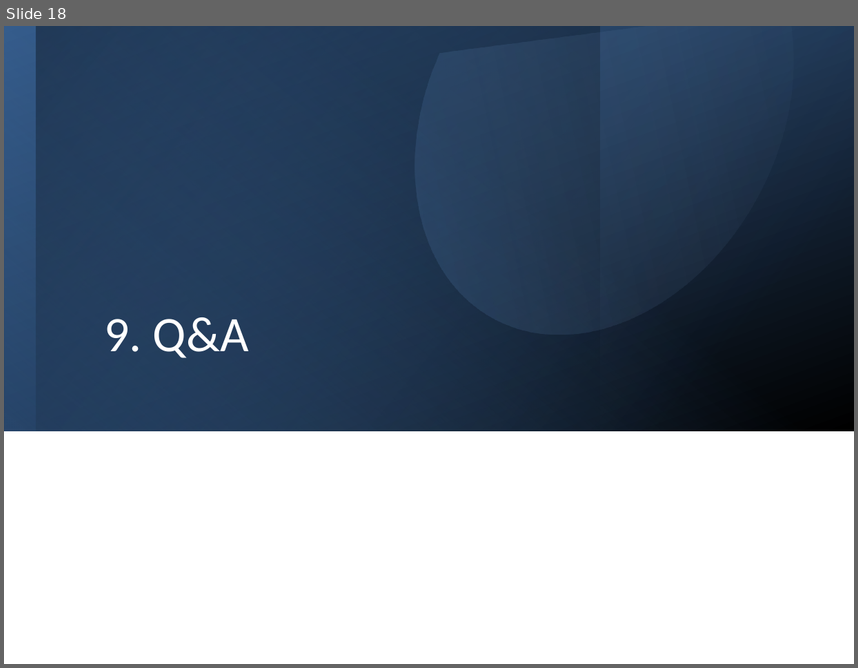
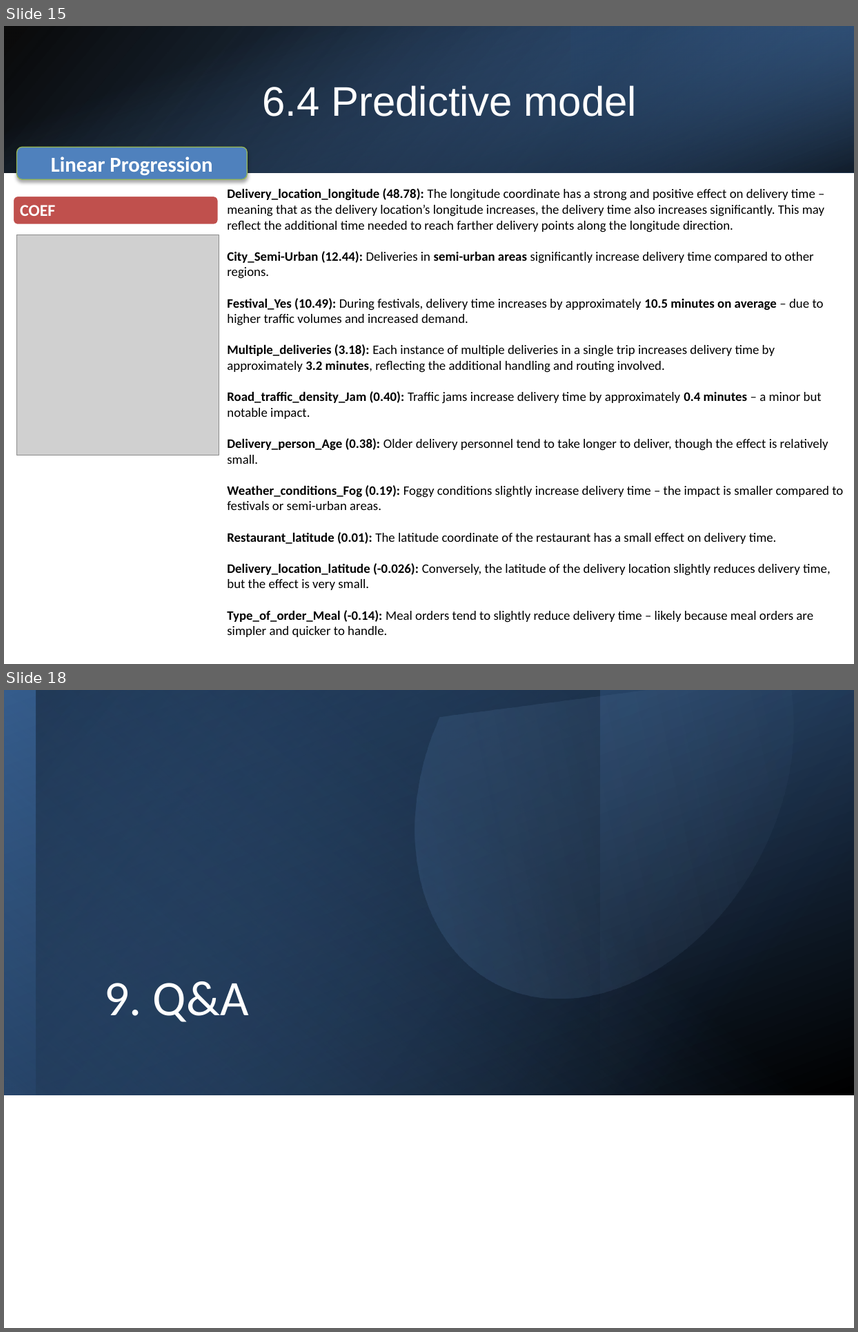
Before and after one commit to huynhvu0911/FinalProject_DeliveryOperation, a slide deck: Zomato_Delivery_Analysis_Final.pptx. Shown one above the other, each under a label of ours: slide 18 before the commit, slides 15 and 18 after it; the slides between them are not shown. The pictures are 858x668 and 858x1332 pixels, drawn with LibreOffice and Linux fonts; fonts in the diff are those of the drawing; grey boxes stand for pictures. Boxes give left, top, right and bottom in pixels: in the first picture for what was removed or moved away, otherwise in the second. Text is boxed around its words. In the diff, an @@ line names an element or a change of style, - is before the commit and + after.

```diff
--- a/Zomato_Delivery_Analysis_Final.pptx
+++ b/Zomato_Delivery_Analysis_Final.pptx
@@ slide 15 added at bbox=[4, 26, 854, 664], background #FFFFFF @@
@@ rectangle added at bbox=[4, 26, 854, 172], fill gradient #000000 to #376092 @@
@@ rectangle added at bbox=[4, 26, 854, 172], fill gradient #4F81BD to #000000 @@
@@ rectangle added at bbox=[571, 26, 854, 172], fill gradient #254061 to #4F81BD @@
@@ title added at bbox=[262, 85, 637, 116], 35 pt, text #FFFFFF @@
+6.4 Predictive model
@@ rounded rectangle added at bbox=[16, 147, 247, 179], fill #4F81BD, outline #98B955 0.75 pt, 18 pt, text #FFFFFF, bold @@
+Linear Progression
@@ text added at bbox=[227, 188, 843, 637], 11 pt, text #000000 @@
+Delivery_location_longitude (48.78): The longitude coordinate has a strong and positive effect on delivery time – meaning that as the delivery location’s longitude increases, the delivery time also increases significantly. This may reflect the additional time needed to reach farther delivery points along the longitude direction.
+City_Semi-Urban (12.44): Deliveries in semi-urban areas significantly increase delivery time compared to other regions.
+Festival_Yes (10.49): During festivals, delivery time increases by approximately 10.5 minutes on average – due to higher traffic volumes and increased demand.
+Multiple_deliveries (3.18): Each instance of multiple deliveries in a single trip increases delivery time by approximately 3.2 minutes, reflecting the additional handling and routing involved.
+Road_traffic_density_Jam (0.40): Traffic jams increase delivery time by approximately 0.4 minutes – a minor but notable impact.
+Delivery_person_Age (0.38): Older delivery personnel tend to take longer to deliver, though the effect is relatively small.
+Weather_conditions_Fog (0.19): Foggy conditions slightly increase delivery time – the impact is smaller compared to festivals or semi-urban areas.
+Restaurant_latitude (0.01): The latitude coordinate of the restaurant has a small effect on delivery time.
+Delivery_location_latitude (-0.026): Conversely, the latitude of the delivery location slightly reduces delivery time, but the effect is very small.
+Type_of_order_Meal (-0.14): Meal orders tend to slightly reduce delivery time – likely because meal orders are simpler and quicker to handle.
@@ rounded rectangle added at bbox=[12, 195, 219, 225], fill #C0504D, outline #FFFFFF 2 pt @@
@@ text added at bbox=[20, 205, 55, 216], 14 pt, text #FFFFFF, bold @@
+COEF
@@ picture added at bbox=[16, 235, 219, 455] @@
```
Also in this commit, not shown: 4 slides changed, 1 slide removed.
